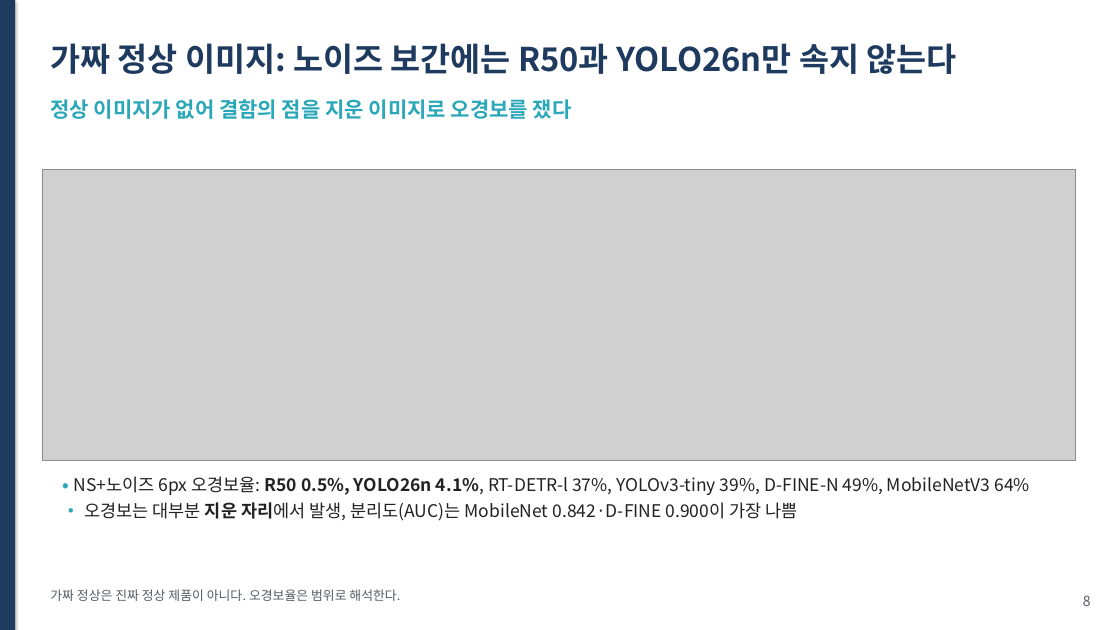
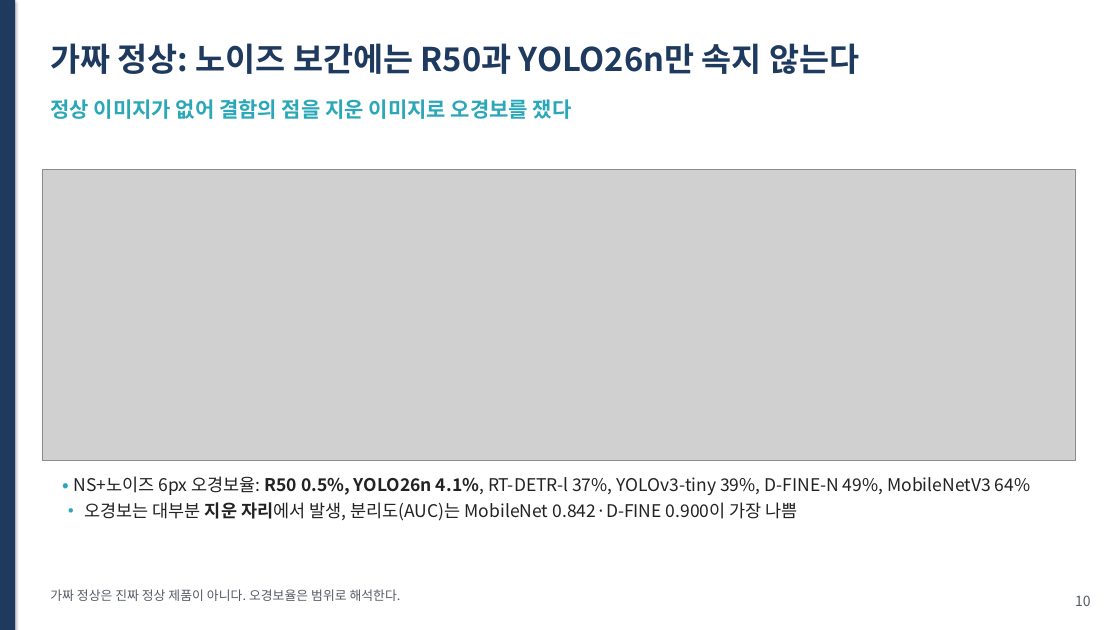
Before and after one commit to hmy7788/kamp_xray_detection, a slide deck: slide 10 of ppt/presentation.pptx (slide 8 before the commit). Drawn at 1120x630 pixels with LibreOffice and Linux fonts; fonts in the diff are those of the drawing; grey boxes stand for pictures. Boxes give left, top, right and bottom in pixels: in the first picture for what was removed or moved away, otherwise in the second. Text is boxed around its words. In the diff, an @@ line names an element or a change of style, - is before the commit and + after.

```diff
--- a/ppt/presentation.pptx
+++ b/ppt/presentation.pptx
@@ text at [50,43,859,74]: text changed @@
-가짜 정상 이미지: 노이즈 보간에는 R50과 YOLO26n만 속지 않는다
+가짜 정상: 노이즈 보간에는 R50과 YOLO26n만 속지 않는다
@@ text at [1075,595,1091,606]: text changed @@
-8
+10
```
Also in this commit, not shown: 16 other slides changed, 4 slides added, 1 slide removed, 6 other files.
